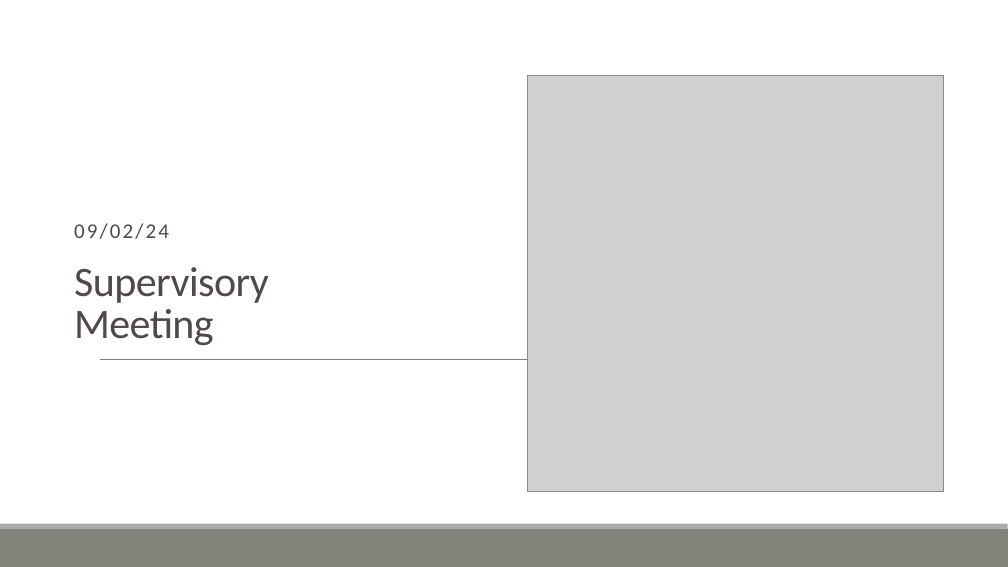
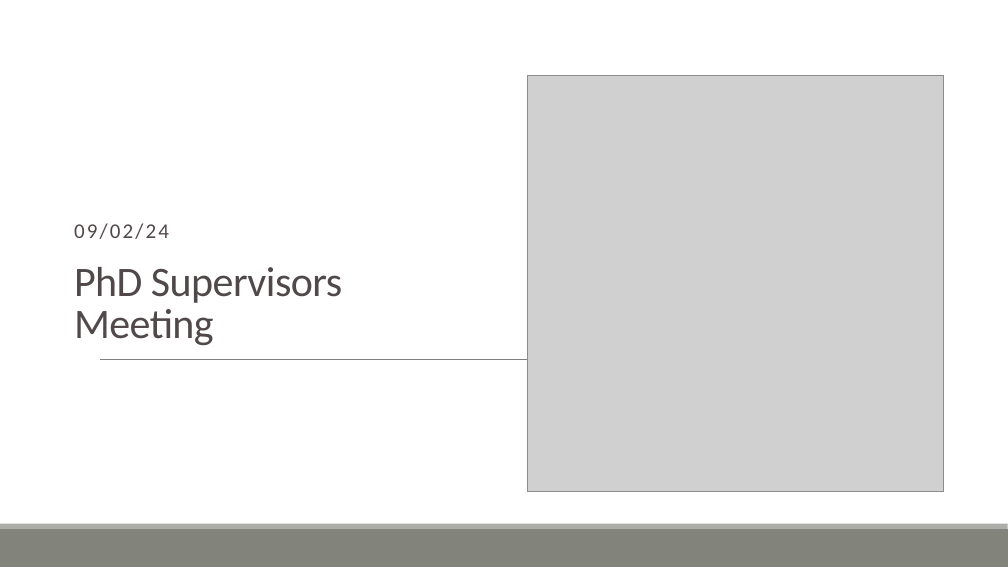
Before and after one commit to ofithcheallaigh/phd, a slide deck: slide 1 of Presentations/Supervisor Meetings/2024/20240209.pptx. Drawn at 1008x567 pixels with LibreOffice and Linux fonts; fonts in the diff are those of the drawing; grey boxes stand for pictures. Boxes give left, top, right and bottom in pixels: in the first picture for what was removed or moved away, otherwise in the second. Text is boxed around its words. In the diff, an @@ line names an element or a change of style, - is before the commit and + after.

```diff
--- a/Presentations/Supervisor Meetings/2024/20240209.pptx
+++ b/Presentations/Supervisor Meetings/2024/20240209.pptx
@@ title at (x1=74, y1=267, x2=342, y2=345): text changed @@
-Supervisory Meeting
+PhD Supervisors Meeting
```
Also in this commit, not shown: 2 other slides changed, 1 slide added.
